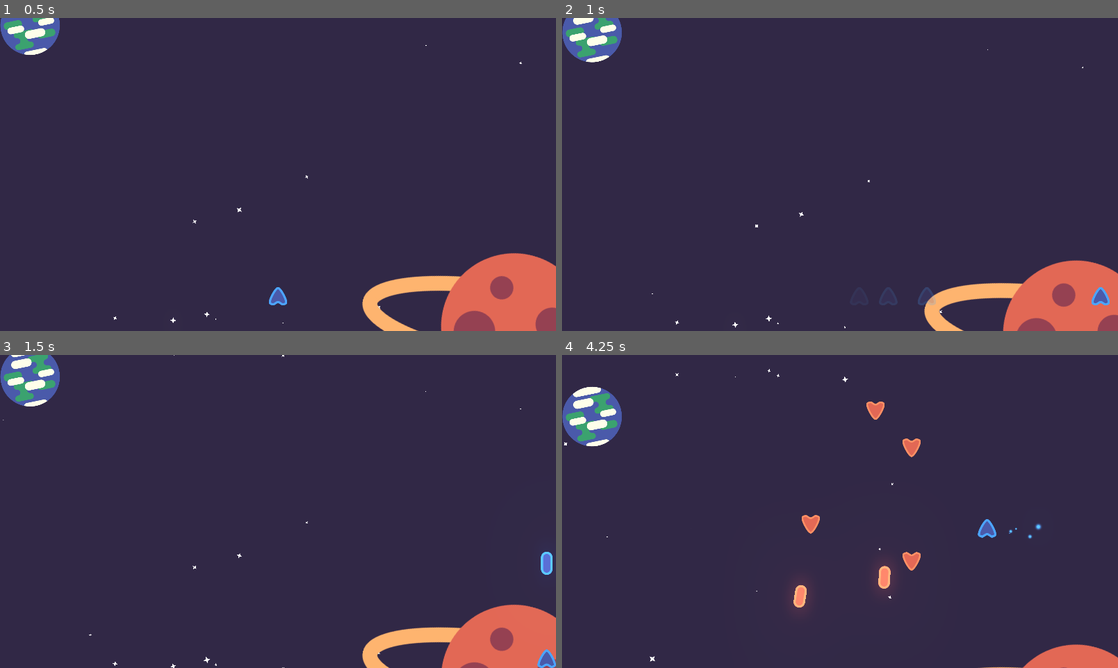
Above: before the commit, frames 1-4 (two rows, left to right).
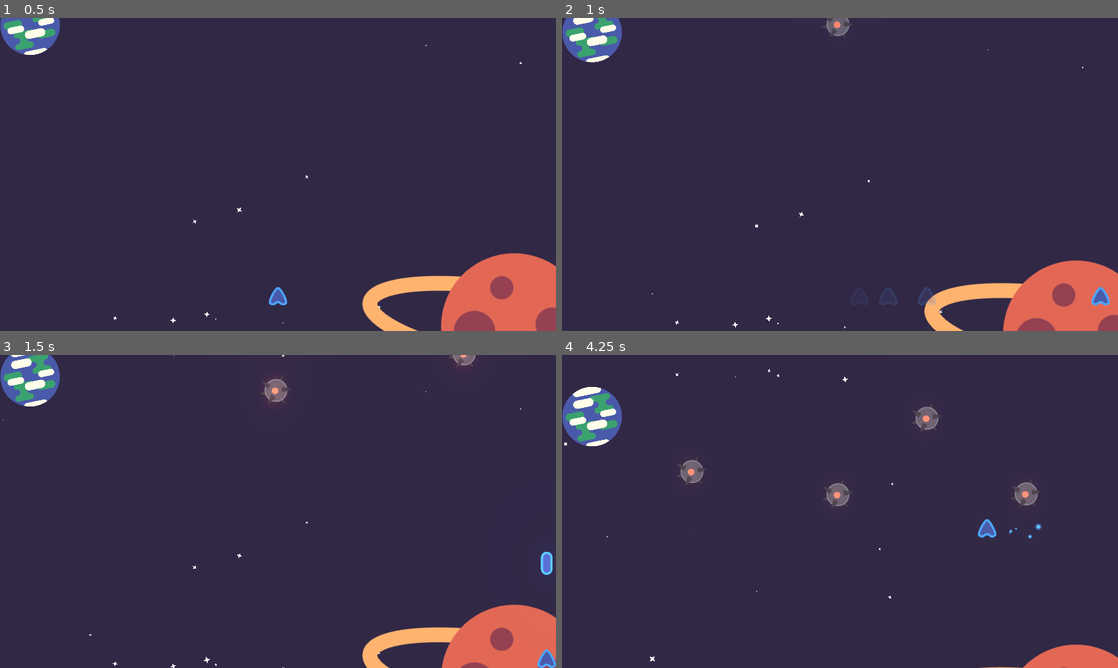
Above: after the commit, the same moments.

Repository: pigdevstudio/fermi-parallax
Game: Godot game, scene res://Levels/Level2/Level2.tscn
Two runs of this game, one before a commit and one after it. Both use one fixed random seed, a clock stepped at 60 frames per second and the inputs below. This scene is started directly instead of the project's main scene.
Inputs:
- Up to frame 1 (0.5 s): no input
- Up to frame 2 (1 s): hold Right (move_right) from 0.53 s (still down); hold Shift (dash) from 0.53 s (still down)
- Up to frame 3 (1.5 s): release Right (move_right) at 1.28 s; release Shift (dash) at 1.28 s; hold S (move_down) from 1.28 s (still down); tap Space (shoot) at 1.35 s
- Up to frame 4 (4.25 s): release S (move_down) at 2.03 s; hold Right (move_right) 2.03-2.78 s; hold Shift (dash) 2.03-2.78 s; hold W (move_up) 2.78-3.53 s; tap Space (shoot) at 2.85 s; hold A (move_left) from 3.53 s (still down); hold Shift (dash) from 3.53 s (still down)

Frame 1 is identical in both runs. In frame 2, 0.2% of the frame differs, in the area x 46-53%, y 0-7%; in frame 3, 0.4%; in frame 4, 2.0%, in the area x 20-87%, y 14-82%.

Commit message:
Add mine

Diff:
--- a/source/Actors/Player/Player.gd
+++ b/source/Actors/Player/Player.gd
@@ -20,7 +20,7 @@
 onready var shoot := $Actions/Shoot
 onready var move := $Actions/Move
 onready var charge_vfx := $ChargingParticles
-onready var asteroid_collision := $AsteroidCollisionArea
+onready var asteroid_collision := $CollisionArea
 onready var replenish := $EnergyReplenish
 
 
--- a/source/Actors/Player/Player.tscn
+++ b/source/Actors/Player/Player.tscn
@@ -63,7 +63,7 @@
 "values": [ false ]
 }
 tracks/1/type = "value"
-tracks/1/path = NodePath("AsteroidCollisionArea:monitoring")
+tracks/1/path = NodePath("CollisionArea:monitoring")
 tracks/1/interp = 1
 tracks/1/loop_wrap = true
 tracks/1/imported = false
@@ -75,7 +75,7 @@
 "values": [ true ]
 }
 tracks/2/type = "value"
-tracks/2/path = NodePath("AsteroidCollisionArea:monitorable")
+tracks/2/path = NodePath("CollisionArea:monitorable")
 tracks/2/interp = 1
 tracks/2/loop_wrap = true
 tracks/2/imported = false
@@ -126,7 +126,7 @@
 "values": [ true, false ]
 }
 tracks/1/type = "value"
-tracks/1/path = NodePath("AsteroidCollisionArea:monitoring")
+tracks/1/path = NodePath("CollisionArea:monitoring")
 tracks/1/interp = 1
 tracks/1/loop_wrap = true
 tracks/1/imported = false
@@ -138,7 +138,7 @@
 "values": [ false ]
 }
 tracks/2/type = "value"
-tracks/2/path = NodePath("AsteroidCollisionArea:monitorable")
+tracks/2/path = NodePath("CollisionArea:monitorable")
 tracks/2/interp = 1
 tracks/2/loop_wrap = true
 tracks/2/imported = false
@@ -227,7 +227,7 @@
 "values": [ true ]
 }
 tracks/3/type = "value"
-tracks/3/path = NodePath("AsteroidCollisionArea:monitorable")
+tracks/3/path = NodePath("CollisionArea:monitorable")
 tracks/3/interp = 1
 tracks/3/loop_wrap = true
 tracks/3/imported = false
@@ -239,7 +239,7 @@
 "values": [ true ]
 }
 tracks/4/type = "value"
-tracks/4/path = NodePath("AsteroidCollisionArea:monitoring")
+tracks/4/path = NodePath("CollisionArea:monitoring")
 tracks/4/interp = 1
 tracks/4/loop_wrap = true
 tracks/4/imported = false
@@ -306,10 +306,11 @@
 [node name="Move" parent="Actions" instance=ExtResource( 14 )]
 cost = 0.0
 
-[node name="AsteroidCollisionArea" type="Area2D" parent="."]
+[node name="CollisionArea" type="Area2D" parent="."]
+collision_layer = 9
 collision_mask = 0
 
-[node name="CollisionShape2D" type="CollisionShape2D" parent="AsteroidCollisionArea"]
+[node name="CollisionShape2D" type="CollisionShape2D" parent="CollisionArea"]
 shape = SubResource( 8 )
 
 [node name="HurtBox" parent="." instance=ExtResource( 6 )]
--- a/source/Levels/Level2/Level2.tscn
+++ b/source/Levels/Level2/Level2.tscn
@@ -1,10 +1,11 @@
-[gd_scene load_steps=10 format=2]
+[gd_scene load_steps=11 format=2]
 
 [ext_resource path="res://Actors/Player/Player.tscn" type="PackedScene" id=1]
 [ext_resource path="res://Objects/Spawner/Spawner2D.tscn" type="PackedScene" id=2]
 [ext_resource path="res://Areas/ParallaxBackground.tscn" type="PackedScene" id=3]
 [ext_resource path="res://Levels/Level.gd" type="Script" id=4]
 [ext_resource path="res://Levels/Level2/Waves/Wave1.tscn" type="PackedScene" id=5]
+[ext_resource path="res://Objects/Mine/Mine.tscn" type="PackedScene" id=6]
 [ext_resource path="res://Levels/Level1/sfx_sound_depressurizing.wav" type="AudioStream" id=14]
 [ext_resource path="res://Levels/Level1/Juhani Junkala [Retro Game Music Pack] Ending.ogg" type="AudioStream" id=15]
 
@@ -66,6 +67,17 @@
 bus = "SFX"
 
 [node name="EventsPlayer" type="AnimationPlayer" parent="."]
-autoplay = "00"
 anims/00 = SubResource( 2 )
+
+[node name="Mine" parent="." instance=ExtResource( 6 )]
+position = Vector2( 950.292, -176.513 )
+
+[node name="Mine2" parent="." instance=ExtResource( 6 )]
+position = Vector2( 446.324, -446.136 )
+
+[node name="Mine3" parent="." instance=ExtResource( 6 )]
+position = Vector2( 1600.41, -302.505 )
+
+[node name="Mine4" parent="." instance=ExtResource( 6 )]
+position = Vector2( 1257.71, -630.084 )
 [connection signal="spawned" from="WaveSpawner2D" to="." method="_on_WaveSpawner2D_spawned"]
--- /dev/null
+++ b/source/Objects/Mine/Mine.gd
@@ -0,0 +1,34 @@
+extends Node2D
+
+export var speed := 300.0
+export var direction := Vector2.DOWN
+
+onready var health := $Health
+onready var animator := $AnimationPlayer
+onready var _velocity := speed * direction
+
+
+func _on_HurtBox_damage_taken(damage) -> void:
+	health.current -= damage
+	countdown()
+
+
+func _process(delta: float) -> void:
+	translate(_velocity * delta)
+
+
+func _on_SensorArea_area_entered(area: Area2D) -> void:
+	countdown()
+
+
+func countdown() -> void:
+	if animator.current_animation == "explode":
+		return
+	if animator.current_animation == "countdown":
+		return
+	animator.play("countdown")
+
+
+func _on_Health_depleted() -> void:
+	if not animator.current_animation == "explode":
+		animator.play("explode")
--- /dev/null
+++ b/source/Objects/Mine/Mine.tscn
@@ -0,0 +1,357 @@
+[gd_scene load_steps=14 format=2]
+
+[ext_resource path="res://Objects/HitBox/HitBox.tscn" type="PackedScene" id=1]
+[ext_resource path="res://Objects/HurtBox/HurtBox.tscn" type="PackedScene" id=2]
+[ext_resource path="res://Objects/Mine/mine.svg" type="Texture" id=3]
+[ext_resource path="res://Objects/Mine/Mine.gd" type="Script" id=4]
+[ext_resource path="res://Actors/Resources/Resource.tscn" type="PackedScene" id=5]
+[ext_resource path="res://Objects/Explosion/Explosion.tscn" type="PackedScene" id=6]
+
+[sub_resource type="CircleShape2D" id=1]
+radius = 96.0
+
+[sub_resource type="CircleShape2D" id=2]
+radius = 24.0
+
+[sub_resource type="Animation" id=4]
+resource_name = "countdown"
+tracks/0/type = "value"
+tracks/0/path = NodePath("Sprite/Light:self_modulate")
+tracks/0/interp = 1
+tracks/0/loop_wrap = true
+tracks/0/imported = false
+tracks/0/enabled = true
+tracks/0/keys = {
+"times": PoolRealArray( 0, 0.1, 0.2, 0.3, 0.4, 0.5, 0.6, 0.7, 0.9, 1 ),
+"transitions": PoolRealArray( 0, 1, 1, 1, 1, 1, 1, 1, 1, 1 ),
+"update": 0,
+"values": [ Color( 1.08073, 1.08073, 1.08073, 1 ), Color( 1.08073, 1.08073, 1.08073, 1 ), Color( 1.08073, 1.08073, 1.08073, 1 ), Color( 1, 1, 1, 1 ), Color( 1.08073, 1.08073, 1.08073, 1 ), Color( 1, 1, 1, 1 ), Color( 1.08073, 1.08073, 1.08073, 1 ), Color( 1, 1, 1, 1 ), Color( 1.08073, 1.08073, 1.08073, 1 ), Color( 1, 1, 1, 1 ) ]
+}
+tracks/1/type = "method"
+tracks/1/path = NodePath("AnimationPlayer")
+tracks/1/interp = 1
+tracks/1/loop_wrap = true
+tracks/1/imported = false
+tracks/1/enabled = true
+tracks/1/keys = {
+"times": PoolRealArray( 1 ),
+"transitions": PoolRealArray( 1 ),
+"values": [ {
+"args": [ "explode" ],
+"method": "play"
+} ]
+}
+
+[sub_resource type="Animation" id=3]
+resource_name = "explode"
+length = 3.0
+tracks/0/type = "animation"
+tracks/0/path = NodePath("Explosion/AnimationPlayer")
+tracks/0/interp = 1
+tracks/0/loop_wrap = true
+tracks/0/imported = false
+tracks/0/enabled = true
+tracks/0/keys = {
+"clips": PoolStringArray( "Explode" ),
+"times": PoolRealArray( 0 )
+}
+tracks/1/type = "method"
+tracks/1/path = NodePath(".")
+tracks/1/interp = 1
+tracks/1/loop_wrap = true
+tracks/1/imported = false
+tracks/1/enabled = true
+tracks/1/keys = {
+"times": PoolRealArray( 3 ),
+"transitions": PoolRealArray( 1 ),
+"values": [ {
+"args": [  ],
+"method": "queue_free"
+} ]
+}
+tracks/2/type = "value"
+tracks/2/path = NodePath("SensorArea:monitoring")
+tracks/2/interp = 1
+tracks/2/loop_wrap = true
+tracks/2/imported = false
+tracks/2/enabled = true
+tracks/2/keys = {
+"times": PoolRealArray( 0 ),
+"transitions": PoolRealArray( 1 ),
+"update": 1,
+"values": [ false ]
+}
+tracks/3/type = "value"
+tracks/3/path = NodePath("SensorArea:monitorable")
+tracks/3/interp = 1
+tracks/3/loop_wrap = true
+tracks/3/imported = false
+tracks/3/enabled = true
+tracks/3/keys = {
+"times": PoolRealArray( 0 ),
+"transitions": PoolRealArray( 1 ),
+"update": 1,
+"values": [ false ]
+}
+tracks/4/type = "value"
+tracks/4/path = NodePath("HurtBox:monitoring")
+tracks/4/interp = 1
+tracks/4/loop_wrap = true
+tracks/4/imported = false
+tracks/4/enabled = true
+tracks/4/keys = {
+"times": PoolRealArray( 0 ),
+"transitions": PoolRealArray( 1 ),
+"update": 1,
+"values": [ false ]
+}
+tracks/5/type = "value"
+tracks/5/path = NodePath("HurtBox:monitorable")
+tracks/5/interp = 1
+tracks/5/loop_wrap = true
+tracks/5/imported = false
+tracks/5/enabled = true
+tracks/5/keys = {
+"times": PoolRealArray( 0 ),
+"transitions": PoolRealArray( 1 ),
+"update": 1,
+"values": [ false ]
+}
+tracks/6/type = "value"
+tracks/6/path = NodePath("HitBox2D:monitoring")
+tracks/6/interp = 1
+tracks/6/loop_wrap = true
+tracks/6/imported = false
+tracks/6/enabled = true
+tracks/6/keys = {
+"times": PoolRealArray( 0, 1 ),
+"transitions": PoolRealArray( 1, 1 ),
+"update": 1,
+"values": [ true, false ]
+}
+tracks/7/type = "value"
+tracks/7/path = NodePath("HitBox2D:monitorable")
+tracks/7/interp = 1
+tracks/7/loop_wrap = true
+tracks/7/imported = false
+tracks/7/enabled = true
+tracks/7/keys = {
+"times": PoolRealArray( 0, 1 ),
+"transitions": PoolRealArray( 1, 1 ),
+"update": 1,
+"values": [ true, false ]
+}
+tracks/8/type = "value"
+tracks/8/path = NodePath("Sprite:visible")
+tracks/8/interp = 1
+tracks/8/loop_wrap = true
+tracks/8/imported = false
+tracks/8/enabled = true
+tracks/8/keys = {
+"times": PoolRealArray( 0 ),
+"transitions": PoolRealArray( 1 ),
+"update": 1,
+"values": [ false ]
+}
+
+[sub_resource type="Animation" id=6]
+resource_name = "idle"
+length = 6.0
+loop = true
+tracks/0/type = "value"
+tracks/0/path = NodePath("Sprite/Light:self_modulate")
+tracks/0/interp = 1
+tracks/0/loop_wrap = true
+tracks/0/imported = false
+tracks/0/enabled = true
+tracks/0/keys = {
+"times": PoolRealArray( 0, 1.5, 3, 4.5 ),
+"transitions": PoolRealArray( 1, 1, 1, 1 ),
+"update": 0,
+"values": [ Color( 1, 1, 1, 1 ), Color( 1.5, 1.5, 1.5, 1 ), Color( 1, 1, 1, 1 ), Color( 1.5, 1.5, 1.5, 1 ) ]
+}
+tracks/1/type = "value"
+tracks/1/path = NodePath("Sprite:rotation_degrees")
+tracks/1/interp = 1
+tracks/1/loop_wrap = true
+tracks/1/imported = false
+tracks/1/enabled = true
+tracks/1/keys = {
+"times": PoolRealArray( 0, 3 ),
+"transitions": PoolRealArray( -2, -2 ),
+"update": 0,
+"values": [ 0.0, -17.6842 ]
+}
+
+[sub_resource type="Animation" id=7]
+resource_name = "setup"
+tracks/0/type = "value"
+tracks/0/path = NodePath("HitBox2D:monitoring")
+tracks/0/interp = 1
+tracks/0/loop_wrap = true
+tracks/0/imported = false
+tracks/0/enabled = true
+tracks/0/keys = {
+"times": PoolRealArray( 0 ),
+"transitions": PoolRealArray( 1 ),
+"update": 1,
+"values": [ false ]
+}
+tracks/1/type = "value"
+tracks/1/path = NodePath("HitBox2D:monitorable")
+tracks/1/interp = 1
+tracks/1/loop_wrap = true
+tracks/1/imported = false
+tracks/1/enabled = true
+tracks/1/keys = {
+"times": PoolRealArray( 0 ),
+"transitions": PoolRealArray( 1 ),
+"update": 1,
+"values": [ false ]
+}
+tracks/2/type = "value"
+tracks/2/path = NodePath("HurtBox:monitorable")
+tracks/2/interp = 1
+tracks/2/loop_wrap = true
+tracks/2/imported = false
+tracks/2/enabled = true
+tracks/2/keys = {
+"times": PoolRealArray( 0 ),
+"transitions": PoolRealArray( 1 ),
+"update": 1,
+"values": [ true ]
+}
+tracks/3/type = "value"
+tracks/3/path = NodePath("HurtBox:monitoring")
+tracks/3/interp = 1
+tracks/3/loop_wrap = true
+tracks/3/imported = false
+tracks/3/enabled = true
+tracks/3/keys = {
+"times": PoolRealArray( 0 ),
+"transitions": PoolRealArray( 1 ),
+"update": 1,
+"values": [ true ]
+}
+tracks/4/type = "value"
+tracks/4/path = NodePath("SensorArea:monitoring")
+tracks/4/interp = 1
+tracks/4/loop_wrap = true
+tracks/4/imported = false
+tracks/4/enabled = true
+tracks/4/keys = {
+"times": PoolRealArray( 0 ),
+"transitions": PoolRealArray( 1 ),
+"update": 1,
+"values": [ true ]
+}
+tracks/5/type = "value"
+tracks/5/path = NodePath("SensorArea:monitorable")
+tracks/5/interp = 1
+tracks/5/loop_wrap = true
+tracks/5/imported = false
+tracks/5/enabled = true
+tracks/5/keys = {
+"times": PoolRealArray( 0 ),
+"transitions": PoolRealArray( 1 ),
+"update": 1,
+"values": [ true ]
+}
+tracks/6/type = "value"
+tracks/6/path = NodePath("Sprite:visible")
+tracks/6/interp = 1
+tracks/6/loop_wrap = true
+tracks/6/imported = false
+tracks/6/enabled = true
+tracks/6/keys = {
+"times": PoolRealArray( 0 ),
+"transitions": PoolRealArray( 1 ),
+"update": 1,
+"values": [ true ]
+}
+tracks/7/type = "method"
+tracks/7/path = NodePath("AnimationPlayer")
+tracks/7/interp = 1
+tracks/7/loop_wrap = true
+tracks/7/imported = false
+tracks/7/enabled = true
+tracks/7/keys = {
+"times": PoolRealArray( 0.1 ),
+"transitions": PoolRealArray( 1 ),
+"values": [ {
+"args": [ "idle" ],
+"method": "play"
+} ]
+}
+
+[sub_resource type="CircleShape2D" id=5]
+radius = 64.4981
+
+[node name="Mine" type="Node2D"]
+script = ExtResource( 4 )
+speed = 200.0
+
+[node name="HitBox2D" parent="." instance=ExtResource( 1 )]
+monitoring = false
+monitorable = false
+damage = 5.0
+
+[node name="CollisionShape2D" parent="HitBox2D" index="0"]
+shape = SubResource( 1 )
+
+[node name="HurtBox" parent="." instance=ExtResource( 2 )]
+monitoring = false
+monitorable = false
+
+[node name="CollisionShape2D" parent="HurtBox" index="0"]
+shape = SubResource( 2 )
+
+[node name="Sprite" type="Sprite" parent="."]
+visible = false
+rotation = -0.304624
+texture = ExtResource( 3 )
+region_enabled = true
+region_rect = Rect2( 9, 32, 110, 94 )
+
+[node name="Light" type="Sprite" parent="Sprite"]
+texture = ExtResource( 3 )
+region_enabled = true
+region_rect = Rect2( 54, 5, 23, 23 )
+
+[node name="AnimationPlayer" type="AnimationPlayer" parent="."]
+autoplay = "setup"
+anims/countdown = SubResource( 4 )
+anims/explode = SubResource( 3 )
+anims/idle = SubResource( 6 )
+anims/setup = SubResource( 7 )
+
+[node name="Health" parent="." instance=ExtResource( 5 )]
+max_amount = 3.0
+
+[node name="SensorArea" type="Area2D" parent="."]
+monitoring = false
+monitorable = false
+collision_layer = 0
+collision_mask = 8
+
+[node name="CollisionShape2D" type="CollisionShape2D" parent="SensorArea"]
+shape = SubResource( 5 )
+
+[node name="Explosion" parent="." instance=ExtResource( 6 )]
+
+[node name="Timer" type="Timer" parent="."]
+wait_time = 3.0
+one_shot = true
+autostart = true
+
+[node name="VisibilityNotifier2D" type="VisibilityNotifier2D" parent="."]
+scale = Vector2( 1.6, 1.6 )
+[connection signal="damage_taken" from="HurtBox" to="." method="_on_HurtBox_damage_taken"]
+[connection signal="depleted" from="Health" to="." method="_on_Health_depleted"]
+[connection signal="area_entered" from="SensorArea" to="." method="_on_SensorArea_area_entered"]
+[connection signal="timeout" from="Timer" to="." method="set_process" binds= [ false ]]
+[connection signal="screen_entered" from="VisibilityNotifier2D" to="Timer" method="start"]
+
+[editable path="HitBox2D"]
+
+[editable path="HurtBox"]
--- a/source/project.godot
+++ b/source/project.godot
@@ -144,6 +144,8 @@
 [layer_names]
 
 2d_physics/layer_2="damage"
+2d_physics/layer_3="asteroid-collision"
+2d_physics/layer_4="mine-detection"
 
 [rendering]
 
Not shown, added: source/Objects/Mine/mine.svg.import
